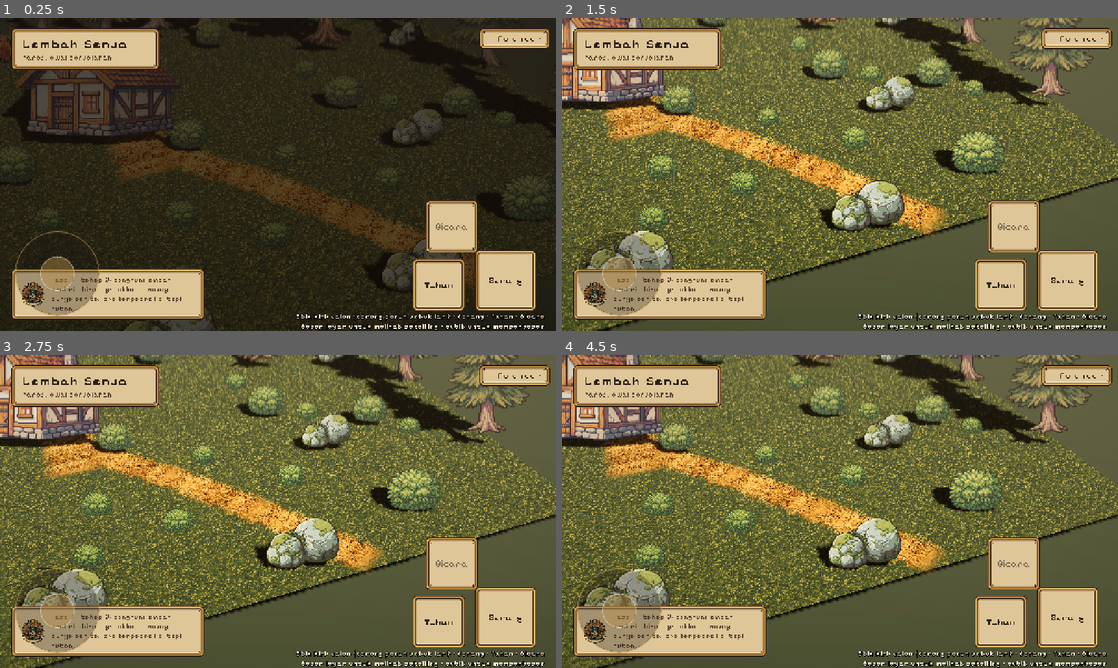
Above: before the commit, frames 1-4 (two rows, left to right).
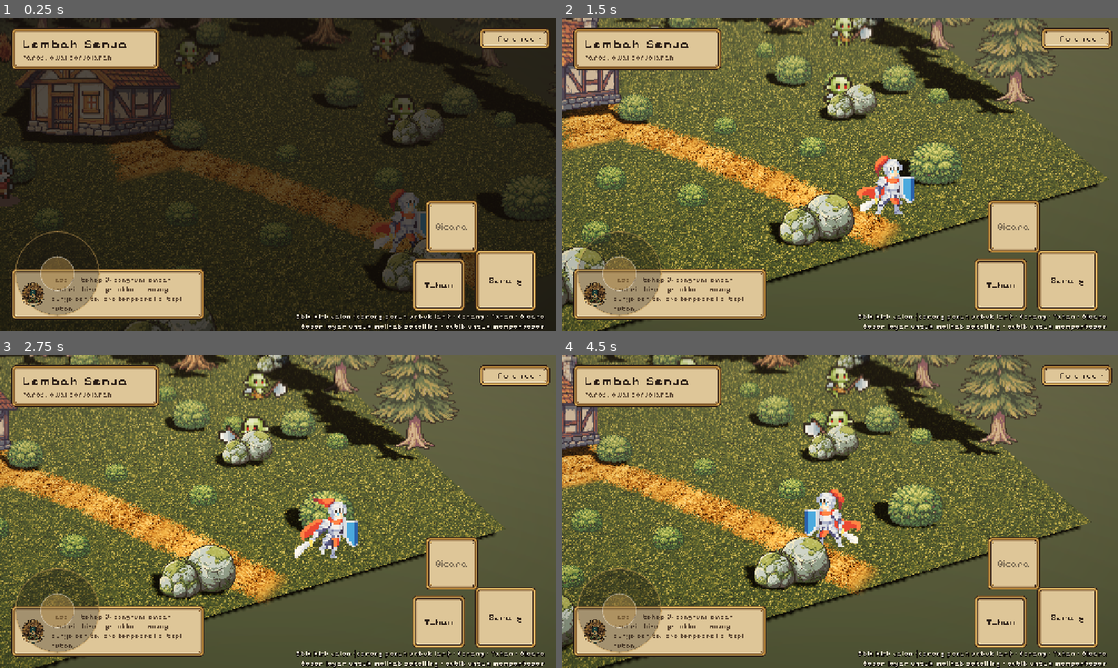
Above: after the commit, the same moments.

Repository: KyokoApp/GodotMe
Game: Godot game, scene res://game/Main.tscn
The game is run twice, just before and just after one commit, with the same random seed, the same clock (stepped at 60 frames per second) and the same inputs.
Inputs (mouse positions are in pixels of both pictures, inside the frame that each line leads up to):
- Up to frame 1 (0.25 s): no input
- Up to frame 2 (1.5 s): tap Enter at 0.5, 0.6 s; move the mouse to (962, 158) at 0.52 s; hold Right (ui_right) 0.53-1.25 s; click (962, 158) at 0.67 s; tap Space at 0.77 s; drag from (728, 190) to (812, 237) at 1.27 s
- Up to frame 3 (2.75 s): move the mouse to (333, 442) at 2.02 s; hold Right (ui_right) from 2.03 s (still down); tap Enter at 2.1 s
- Up to frame 4 (4.5 s): release Right (ui_right) at 2.75 s; drag from (812, 574) to (673, 464) at 2.77 s; move the mouse to (1006, 558) at 3.52 s; hold Left (ui_left) 3.53-4.25 s; tap Enter at 3.6 s; tap Space at 3.77 s; drag from (673, 464) to (756, 433) at 4.27 s

The runs differ from the first frame. In frame 1, 1.6% of the frame differs, in the area x 0-78%, y 4-75%; in frame 2, 45%; in frame 3, 46%; in frame 4, 46%, in the area x 0-100%, y 0-100%.
Error in both runs: Invalid assignment of property or key 'sort_children' with value of type 'bool' on a base object of type 'Node3D'. (res://game/world/Diorama.gd:260)

Commit message:
karakter: panggil setup lewat call, blocker dipasang sebelum spawn, deteksi .tres tanpa skrip
Co-authored-by: arena-agent <297053741+arena-agent@users.noreply.github.com>

Diff:
--- a/game/game/characters/CharacterDef.gd
+++ b/game/game/characters/CharacterDef.gd
@@ -36,14 +36,15 @@
 
 
 func has_anim(anim: String) -> bool:
-	return anim_entry(anim) != null
+	return not anim_entry(anim).is_empty()
 
 
+## Empty dictionary when the animation is not in this character's set.
 func anim_entry(anim: String) -> Dictionary:
 	for a in animations:
 		if typeof(a) == TYPE_DICTIONARY and String((a as Dictionary).get("name", "")) == anim:
 			return a as Dictionary
-	return null
+	return {}
 
 
 func anim_names() -> Array:
@@ -70,7 +71,7 @@
 ## Nominal speed of a locomotion animation, in metres per second.
 func locomotion_speed(anim: String) -> float:
 	var entry := anim_entry(anim)
-	if entry == null:
+	if entry.is_empty():
 		return 0.0
 	var frames := float(entry.get("frames", 1))
 	var fps := float(entry.get("fps", 10.0))
--- a/game/game/characters/CharacterWorld.gd
+++ b/game/game/characters/CharacterWorld.gd
@@ -60,6 +60,8 @@
 var _dialogue: Node
 var _toast: Label
 var _hint: Label
+var _blocker_list: Array = []
+var _bounds_rect := Rect2(-12.0, -9.0, 24.0, 18.0)
 var _shake := 0.0
 var _shake_base := Vector3.ZERO
 var _toast_time := 0.0
@@ -97,18 +99,23 @@
 		if res == null:
 			push_error("[CHAR] definisi gagal dimuat: %s" % path)
 			continue
+		if res.get_script() == null:
+			push_error("[CHAR] %s kehilangan skrip CharacterDef (skrip gagal di-parse?)" % path)
+			continue
 		out[key] = res
 	return out
 
 
 func _wire_ground() -> void:
-	# the diorama knows where its trees and rocks are; ask it, do not copy it
+	# the diorama knows where its trees and rocks are; ask it, do not copy it.
+	# This has to run before the cast is spawned so each actor is born with its
+	# blockers already in place.
 	var world := get_parent()
 	if world != null and world.has_method("blockers"):
-		_set_blockers(world.call("blockers"))
+		_blocker_list = world.call("blockers")
 	if world != null and world.has_method("ground_rect"):
 		var rect: Rect2 = world.call("ground_rect")
-		_set_bounds(rect.grow(-1.2))
+		_bounds_rect = rect.grow(-1.2)
 
 
 func _spawn_cast() -> void:
@@ -146,28 +153,15 @@
 		return null
 	var actor: Node3D = script.new()
 	actor.call("setup", _defs[def_key])
+	actor.set("blockers", _blocker_list)
+	actor.set("bounds", _bounds_rect)
 	actor.position = Vector3(at.x, 0.0, at.y)
 	add_child(actor)
 	return actor
 
 
-func _set_blockers(list: Array) -> void:
-	for actor in [_player, _npc] + _orcs:
-		if actor != null:
-			actor.set("blockers", list)
-
-
-func _set_bounds(rect: Rect2) -> void:
-	for actor in [_player, _npc] + _orcs:
-		if actor != null:
-			actor.set("bounds", rect)
-
-
 func _blockers_count() -> int:
-	if _player == null:
-		return 0
-	var list: Array = _player.get("blockers")
-	return list.size() if list != null else 0
+	return _blocker_list.size()
 
 
 # --------------------------------------------------------------------- ui ----
--- a/game/game/tests/CharacterTest.gd
+++ b/game/game/tests/CharacterTest.gd
@@ -211,7 +211,7 @@
 		var entry: Dictionary = def.call("anim_entry", anim)
 		var fps := 10.0
 		var frames_n := 0
-		if entry != null:
+		if not entry.is_empty():
 			fps = float(entry.get("fps", 10.0))
 			frames_n = int(entry.get("frames", 0))
 		var label: Label = labels[i]
--- a/game/game/tests/ValidateCharacters.gd
+++ b/game/game/tests/ValidateCharacters.gd
@@ -37,7 +37,7 @@
 		var walk_speed := float(def.call("locomotion_speed", "walk"))
 		var walk_entry: Dictionary = def.call("anim_entry", "walk")
 		var cycle := 0.0
-		if walk_entry != null:
+		if not walk_entry.is_empty():
 			cycle = float(walk_entry.get("frames", 1)) / maxf(1.0, float(walk_entry.get("fps", 10.0)))
 		var slip := 0.0
 		if cycle > 0.0:
